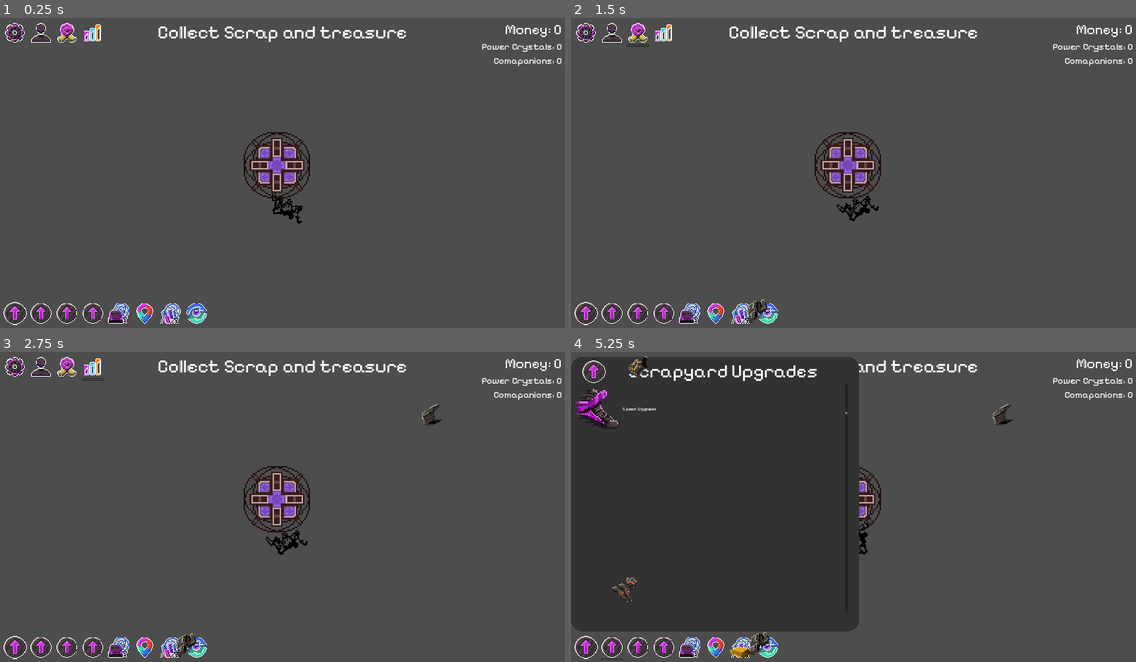
Above: before the commit, frames 1-4 (two rows, left to right).
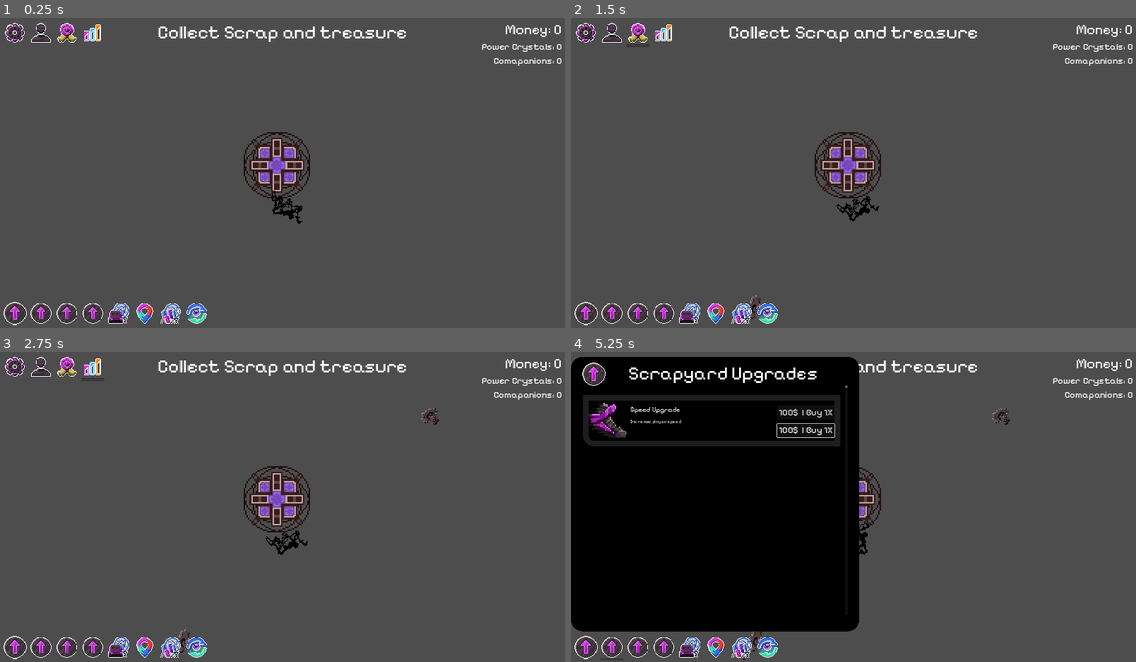
Above: after the commit, the same moments.

Repository: NathanHeaton/Robo-revolution
Game: Godot game, scene res://main.tscn
The game is run twice, just before and just after one commit, with the same random seed, the same clock (stepped at 60 frames per second) and the same inputs.
Inputs (mouse positions are in pixels of both pictures, inside the frame that each line leads up to):
- Up to frame 1 (0.25 s): no input
- Up to frame 2 (1.5 s): click (610, 33) at 0.5 s; click (638, 33) at 1.25 s
- Up to frame 3 (2.75 s): click (90, 367) at 2 s
- Up to frame 4 (5.25 s): click (587, 646) at 2.75 s; click (808, 410) at 3.5 s, where only the run after the commit has a clickable "100$ | Buy 1X"; click (808, 429) at 4.25 s, where only the run after the commit has a clickable "100$ | Buy 1X"; click (610, 646) at 5 s

The runs differ from the first frame. In frame 1, less than 0.1% of the frame differs, in the area x 48-50%, y 55-59%; in frame 2, 0.2%; in frame 3, 0.3%; in frame 4, 43%, in the area x 0-79%, y 1-100%.

Commit message:
added speed upgarde along with improving ui style

Diff:
--- a/robo-revolution/hud.tscn
+++ b/robo-revolution/hud.tscn
@@ -55,7 +55,7 @@
 region = Rect2(96, 32, 32, 32)
 
 [sub_resource type="StyleBoxFlat" id="StyleBoxFlat_ugnei"]
-bg_color = Color(0.197937, 0.197937, 0.197937, 1)
+bg_color = Color(0, 0, 0, 1)
 corner_radius_top_left = 40
 corner_radius_top_right = 40
 corner_radius_bottom_right = 40
@@ -64,6 +64,14 @@
 [sub_resource type="AtlasTexture" id="AtlasTexture_psalp"]
 atlas = ExtResource("3_80ti6")
 region = Rect2(0, 0, 32, 32)
+
+[sub_resource type="StyleBoxFlat" id="StyleBoxFlat_m04em"]
+bg_color = Color(0.117647, 0.117647, 0.117647, 1)
+corner_radius_bottom_left = 40
+
+[sub_resource type="StyleBoxFlat" id="StyleBoxFlat_yogin"]
+bg_color = Color(0, 0, 0, 1)
+corner_radius_bottom_left = 20
 
 [sub_resource type="AtlasTexture" id="AtlasTexture_ss25v"]
 atlas = ExtResource("5_xomnu")
@@ -258,7 +266,7 @@
 offset_right = 1000.0
 offset_bottom = 956.0
 theme_override_constants/margin_left = 40
-theme_override_constants/margin_top = 12
+theme_override_constants/margin_top = 20
 theme_override_constants/margin_right = 40
 theme_override_constants/margin_bottom = 12
 
@@ -279,43 +287,108 @@
 theme_override_font_sizes/font_size = 64
 text = "Scrapyard Upgrades"
 
-[node name="VBoxContainer" type="VBoxContainer" parent="Scrapyard_upgrade_panel/MarginContainer"]
-layout_mode = 2
-
-[node name="MarginContainer" type="MarginContainer" parent="Scrapyard_upgrade_panel/MarginContainer/VBoxContainer"]
+[node name="Upgrades_Section_Scrapyard" type="VBoxContainer" parent="Scrapyard_upgrade_panel/MarginContainer"]
+layout_mode = 2
+
+[node name="MarginContainer" type="MarginContainer" parent="Scrapyard_upgrade_panel/MarginContainer/Upgrades_Section_Scrapyard"]
 layout_mode = 2
 theme_override_constants/margin_top = 80
 
-[node name="VScrollBar" type="VScrollBar" parent="Scrapyard_upgrade_panel/MarginContainer/VBoxContainer/MarginContainer"]
+[node name="VScrollBar" type="VScrollBar" parent="Scrapyard_upgrade_panel/MarginContainer/Upgrades_Section_Scrapyard/MarginContainer"]
 custom_minimum_size = Vector2(0, 800)
 layout_mode = 2
 size_flags_horizontal = 8
 
-[node name="Upgrades" type="VBoxContainer" parent="Scrapyard_upgrade_panel/MarginContainer/VBoxContainer/MarginContainer/VScrollBar"]
+[node name="Upgrades" type="VBoxContainer" parent="Scrapyard_upgrade_panel/MarginContainer/Upgrades_Section_Scrapyard/MarginContainer/VScrollBar"]
 custom_minimum_size = Vector2(0, 800)
 layout_mode = 1
 anchors_preset = 15
 anchor_right = 1.0
 anchor_bottom = 1.0
-offset_left = -935.0
-offset_top = 7.0
-offset_right = -2.0
-offset_bottom = 7.0
-grow_horizontal = 2
-grow_vertical = 2
-
-[node name="HBoxContainer" type="HBoxContainer" parent="Scrapyard_upgrade_panel/MarginContainer/VBoxContainer/MarginContainer/VScrollBar/Upgrades"]
-custom_minimum_size = Vector2(0, 160)
-layout_mode = 2
-
-[node name="TextureRect" type="TextureRect" parent="Scrapyard_upgrade_panel/MarginContainer/VBoxContainer/MarginContainer/VScrollBar/Upgrades/HBoxContainer"]
-custom_minimum_size = Vector2(160, 0)
-layout_mode = 2
+offset_left = -908.0
+offset_top = 33.0
+offset_right = -23.0
+offset_bottom = 33.0
+grow_horizontal = 2
+grow_vertical = 2
+
+[node name="Speed_Upgrade" type="Panel" parent="Scrapyard_upgrade_panel/MarginContainer/Upgrades_Section_Scrapyard/MarginContainer/VScrollBar/Upgrades"]
+custom_minimum_size = Vector2(0, 180)
+layout_mode = 2
+theme_override_styles/panel = SubResource("StyleBoxFlat_m04em")
+
+[node name="MarginContainer" type="MarginContainer" parent="Scrapyard_upgrade_panel/MarginContainer/Upgrades_Section_Scrapyard/MarginContainer/VScrollBar/Upgrades/Speed_Upgrade"]
+layout_mode = 1
+anchors_preset = 15
+anchor_right = 1.0
+anchor_bottom = 1.0
+grow_horizontal = 2
+grow_vertical = 2
+theme_override_constants/margin_left = 20
+theme_override_constants/margin_top = 20
+theme_override_constants/margin_right = 20
+theme_override_constants/margin_bottom = 20
+
+[node name="Panel" type="Panel" parent="Scrapyard_upgrade_panel/MarginContainer/Upgrades_Section_Scrapyard/MarginContainer/VScrollBar/Upgrades/Speed_Upgrade/MarginContainer"]
+layout_mode = 2
+theme_override_styles/panel = SubResource("StyleBoxFlat_yogin")
+
+[node name="HBoxContainer" type="HBoxContainer" parent="Scrapyard_upgrade_panel/MarginContainer/Upgrades_Section_Scrapyard/MarginContainer/VScrollBar/Upgrades/Speed_Upgrade/MarginContainer/Panel"]
+layout_mode = 1
+anchors_preset = 15
+anchor_right = 1.0
+anchor_bottom = 1.0
+grow_horizontal = 2
+grow_vertical = 2
+
+[node name="TextureRect" type="TextureRect" parent="Scrapyard_upgrade_panel/MarginContainer/Upgrades_Section_Scrapyard/MarginContainer/VScrollBar/Upgrades/Speed_Upgrade/MarginContainer/Panel/HBoxContainer"]
+layout_mode = 2
+size_flags_horizontal = 4
 texture = SubResource("AtlasTexture_ss25v")
-
-[node name="Label" type="Label" parent="Scrapyard_upgrade_panel/MarginContainer/VBoxContainer/MarginContainer/VScrollBar/Upgrades/HBoxContainer"]
-layout_mode = 2
+expand_mode = 3
+
+[node name="VBoxContainer" type="VBoxContainer" parent="Scrapyard_upgrade_panel/MarginContainer/Upgrades_Section_Scrapyard/MarginContainer/VScrollBar/Upgrades/Speed_Upgrade/MarginContainer/Panel/HBoxContainer"]
+layout_mode = 2
+theme_override_constants/separation = 15
+
+[node name="seperator" type="Control" parent="Scrapyard_upgrade_panel/MarginContainer/Upgrades_Section_Scrapyard/MarginContainer/VScrollBar/Upgrades/Speed_Upgrade/MarginContainer/Panel/HBoxContainer/VBoxContainer"]
+layout_mode = 2
+
+[node name="Speed_Title" type="Label" parent="Scrapyard_upgrade_panel/MarginContainer/Upgrades_Section_Scrapyard/MarginContainer/VScrollBar/Upgrades/Speed_Upgrade/MarginContainer/Panel/HBoxContainer/VBoxContainer"]
+layout_mode = 2
+theme_override_fonts/font = ExtResource("2_31lgq")
+theme_override_font_sizes/font_size = 24
 text = "Speed Upgrade"
+
+[node name="Label" type="Label" parent="Scrapyard_upgrade_panel/MarginContainer/Upgrades_Section_Scrapyard/MarginContainer/VScrollBar/Upgrades/Speed_Upgrade/MarginContainer/Panel/HBoxContainer/VBoxContainer"]
+layout_mode = 2
+theme_override_colors/font_color = Color(0.85098, 0.85098, 0.85098, 1)
+text = "Increase player speed
+"
+
+[node name="VBoxContainer" type="VBoxContainer" parent="Scrapyard_upgrade_panel/MarginContainer/Upgrades_Section_Scrapyard/MarginContainer/VScrollBar/Upgrades/Speed_Upgrade/MarginContainer/Panel"]
+layout_mode = 1
+anchors_preset = 3
+anchor_left = 1.0
+anchor_top = 1.0
+anchor_right = 1.0
+anchor_bottom = 1.0
+offset_left = -197.0
+offset_top = -124.0
+grow_horizontal = 0
+grow_vertical = 0
+theme_override_constants/separation = 15
+
+[node name="Button" type="Button" parent="Scrapyard_upgrade_panel/MarginContainer/Upgrades_Section_Scrapyard/MarginContainer/VScrollBar/Upgrades/Speed_Upgrade/MarginContainer/Panel/VBoxContainer"]
+layout_mode = 2
+theme_override_fonts/font = ExtResource("2_31lgq")
+theme_override_font_sizes/font_size = 32
+text = "100$  | Buy 1X"
+
+[node name="Button2" type="Button" parent="Scrapyard_upgrade_panel/MarginContainer/Upgrades_Section_Scrapyard/MarginContainer/VScrollBar/Upgrades/Speed_Upgrade/MarginContainer/Panel/VBoxContainer"]
+layout_mode = 2
+theme_override_font_sizes/font_size = 32
+text = "100$  | Buy 1X"
 
 [connection signal="timeout" from="Message_Timer" to="." method="_on_message_timer_timeout"]
 [connection signal="toggled" from="MarginContainer/upgrades_Locations_nav/Scrapyard_Upgrades" to="." method="_on_scrapyard_upgrades_toggled"]
--- a/robo-revolution/item_creator.gd
+++ b/robo-revolution/item_creator.gd
@@ -202,6 +202,7 @@
 	var item = pick_item(rarity, location, type)
 
 	var item_instance = item_scene.instantiate()
+	item_instance.z_index = -1
 	item_instance._spawn_loot_type(item)
 
 	return item_instance
@@ -213,7 +214,7 @@
 	for items in item_data: # goes through all items to find the right item
 		if (item_data[items].get("rarity") == rarity):
 			item = item_data[items]
-			pickable_items.append(item)
+			pickable_items.append(item)# adds the valid item that can be chosen from to an array
 
 
 	item = pickable_items.pick_random()
--- a/robo-revolution/main.gd
+++ b/robo-revolution/main.gd
@@ -4,7 +4,7 @@
 # Called when the node enters the scene tree for the first time.
 
 var money = 0
-var rarity_lvl = 2
+var rarity_lvl = 0
 
 
 
--- a/robo-revolution/project.godot
+++ b/robo-revolution/project.godot
@@ -20,6 +20,10 @@
 window/size/viewport_width=1960
 window/size/viewport_height=1080
 window/stretch/mode="canvas_items"
+
+[gui]
+
+theme/custom_font="res://assets/Fonts/PixelifySans-VariableFont_wght.ttf"
 
 [input]
 
--- a/robo-revolution/rigid_body_2d.gd
+++ b/robo-revolution/rigid_body_2d.gd
@@ -8,6 +8,7 @@
 func _ready() -> void:
 	var collectors = Array($AnimatedSprite2D.sprite_frames.get_animation_names())
 	$AnimatedSprite2D.animation = collectors[0] # scrapyard collector
+	z_index = -2
 
 # Called every frame. 'delta' is the elapsed time since the previous frame.
 func _process(delta: float) -> void:
Not shown: 1 places in robo-revolution/hud.tscn that only renumber resources
